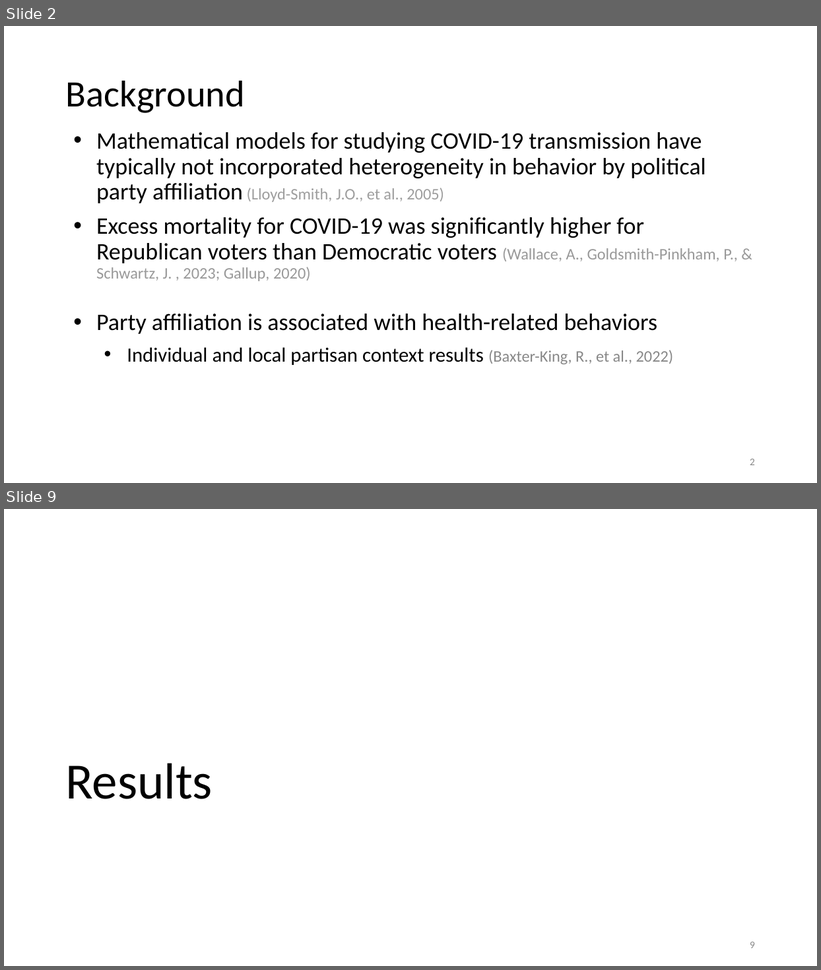
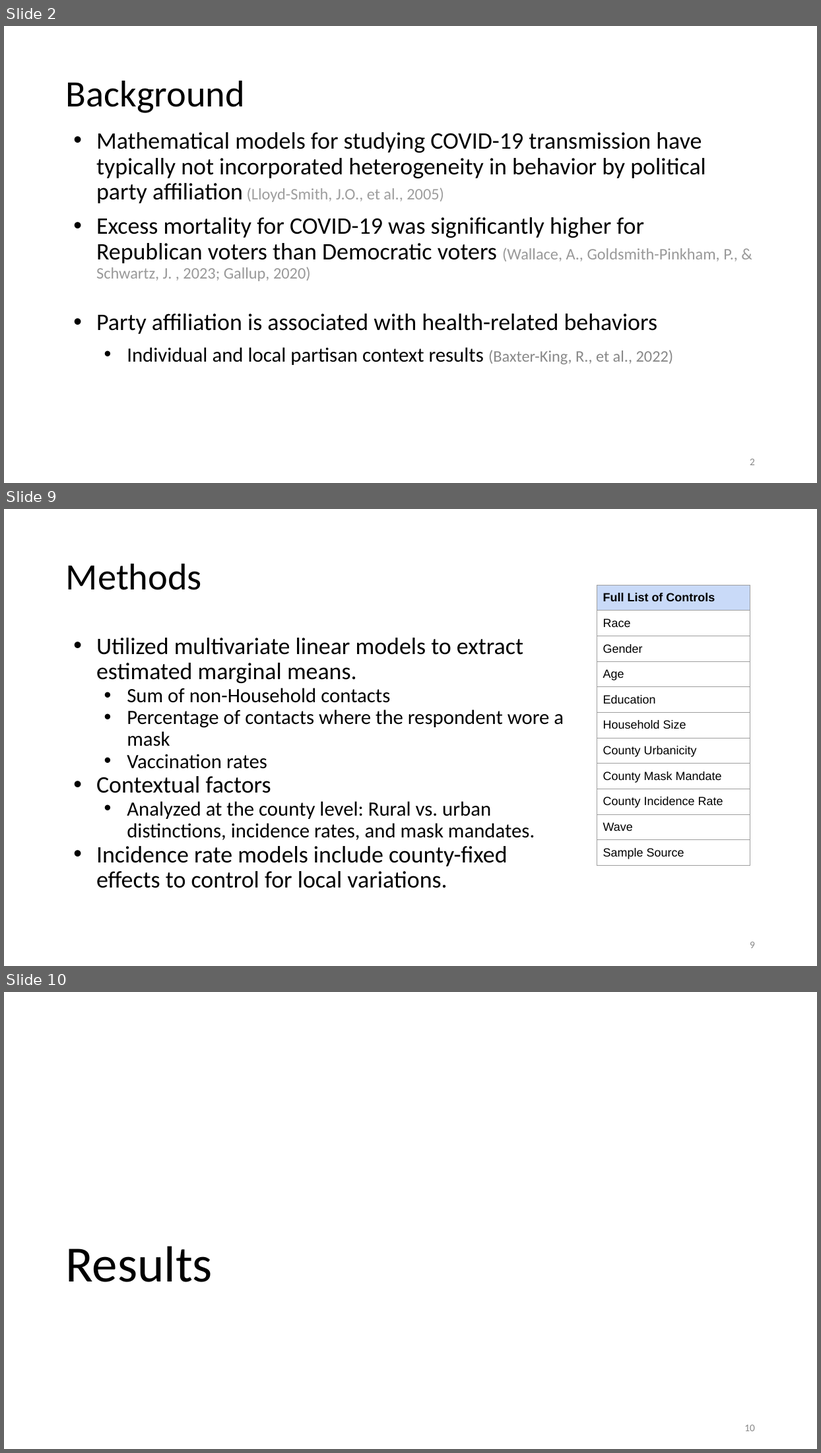
Before and after one commit to chrissoria/BICS_Political_Polarization, a slide deck: presentation/Plots_File.pptx. Shown one above the other, each under a label of ours: slides 2 and 9 before the commit, slides 2, 9 and 10 after it; the slides between them are not shown. The pictures are 821x970 and 821x1453 pixels, drawn with LibreOffice and Linux fonts; fonts in the diff are those of the drawing. Boxes give left, top, right and bottom in pixels: in the first picture for what was removed or moved away, otherwise in the second. Text is boxed around its words. In the diff, an @@ line names an element or a change of style, - is before the commit and + after.

Commit message:
adjusted the wave control variable so that it's a factor variable, added county-level fixed effects, changed vaccination proportion to vaccination percent chance, updated all plots.

```diff
--- a/presentation/Plots_File.pptx
+++ b/presentation/Plots_File.pptx
@@ slide 9 added at [4, 509, 817, 966], background #FFFFFF @@
@@ title added at [66, 563, 202, 590], 44 pt, text #000000 @@
+Methods
@@ table added at [597, 586, 750, 862], 11 rows, 1 columns @@
+Full List of Controls
+Race
+Gender
+Age
+Education
+Household Size
+County Urbanicity
+County Mask Mandate
+County Incidence Rate
+Wave
+Sample Source
@@ text added at [96, 638, 564, 889], 24 pt, text #000000 @@
+• Utilized multivariate linear models to extract estimated marginal means.
+  • Sum of non-Household contacts
+  • Percentage of contacts where the respondent wore a mask
+  • Vaccination rates
+• Contextual factors
+  • Analyzed at the county level: Rural vs. urban distinctions, incidence rates, and mask mandates.
+• Incidence rate models include county-fixed effects to control for local variations.
@@ page number added at [750, 942, 755, 949], 12 pt, text #888888 @@
+9
@@ what was slide 9 is now slide 10 @@
@@ page number at [745, 1425, 755, 1432]: text changed @@
-9
+10
```
Also in this commit, not shown: 9 slides changed, 14 other files.
